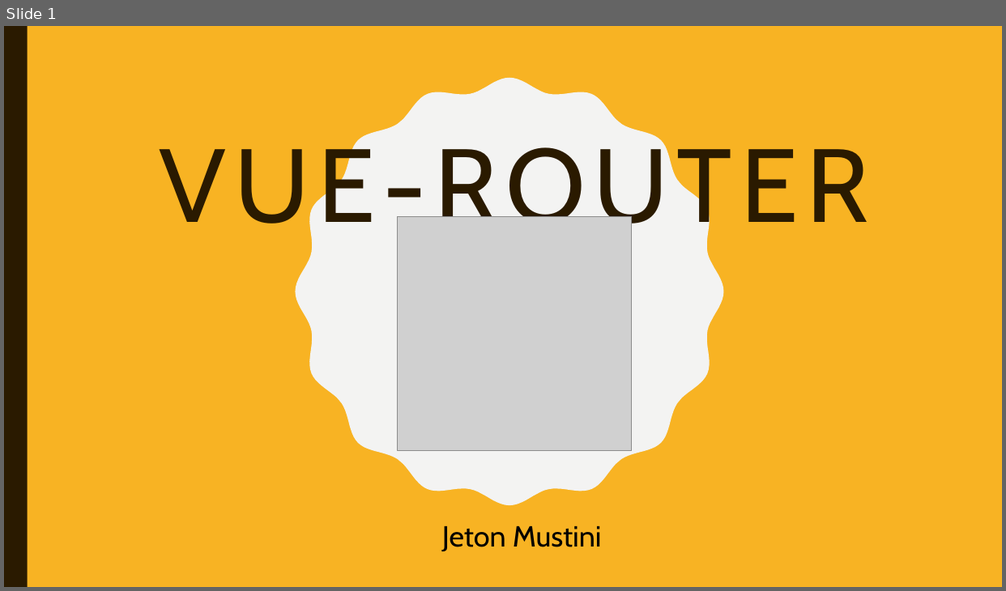
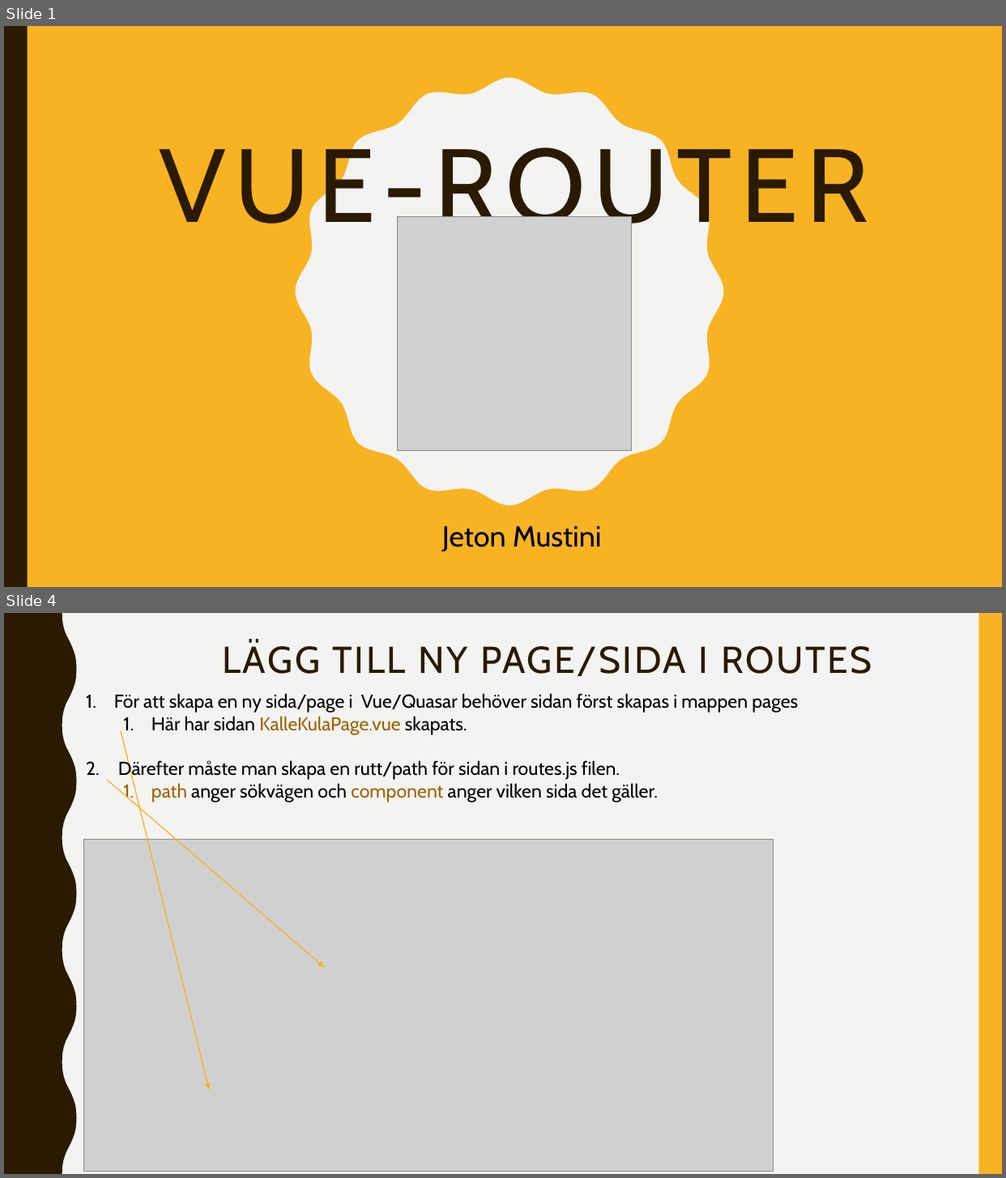
Before and after one commit to abbjetmus/programmering, a slide deck: Vue/Vue-Router.pptx. Shown one above the other, each under a label of ours: slide 1 before the commit, slides 1 and 4 after it; the slides between them are not shown. The pictures are 1006x591 and 1006x1178 pixels, drawn with LibreOffice and Linux fonts; fonts in the diff are those of the drawing; grey boxes stand for pictures. Boxes give left, top, right and bottom in pixels: in the first picture for what was removed or moved away, otherwise in the second. Text is boxed around its words. In the diff, an @@ line names an element or a change of style, - is before the commit and + after.

```diff
--- a/Vue/Vue-Router.pptx
+++ b/Vue/Vue-Router.pptx
@@ slide 4 added at [4, 613, 1002, 1174], background #F3F3F2 @@
@@ freeform shape added at [4, 613, 77, 1174], fill #2A1A00 @@
@@ rectangle added at [978, 613, 1002, 1174], fill #F8B323 @@
@@ title added at [222, 641, 872, 676], 36 pt, text #2A1A00 @@
+LÄGG TILL NY PAGE/SIDA I ROUTES
@@ text added at [114, 693, 798, 803], 18 pt, text #000000 @@
+1. För att skapa en ny sida/page i Vue/Quasar behöver sidan först skapas i mappen pages
+  1. Här har sidan KalleKulaPage.vue skapats.
+2. Därefter måste man skapa en rutt/path för sidan i routes.js filen.
+  1. path anger sökvägen och component anger vilken sida det gäller.
@@ arrow added from (121, 731) to (209, 1090), #F8B323 1 pt @@
@@ arrow added from (108, 780) to (325, 967), #F8B323 1 pt @@
@@ picture added at [84, 839, 774, 1171] @@
```
Also in this commit, not shown: 3 slides changed, 3 other slides added, 4 slides removed.
